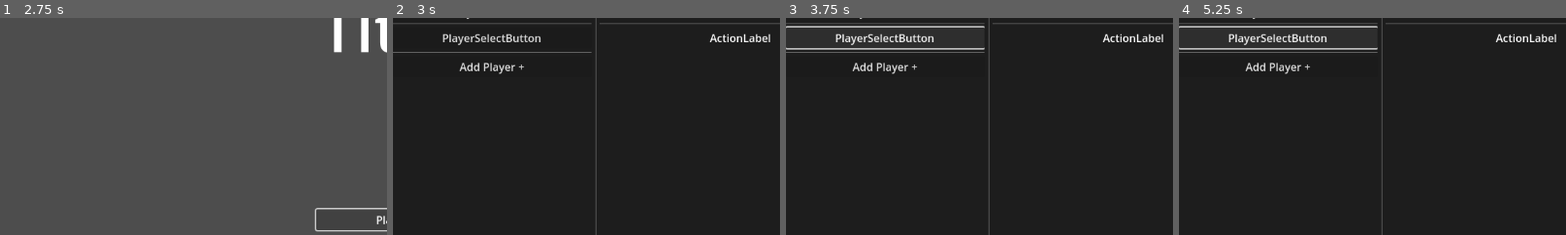
Above: before the commit, frames 1-4 (left to right).
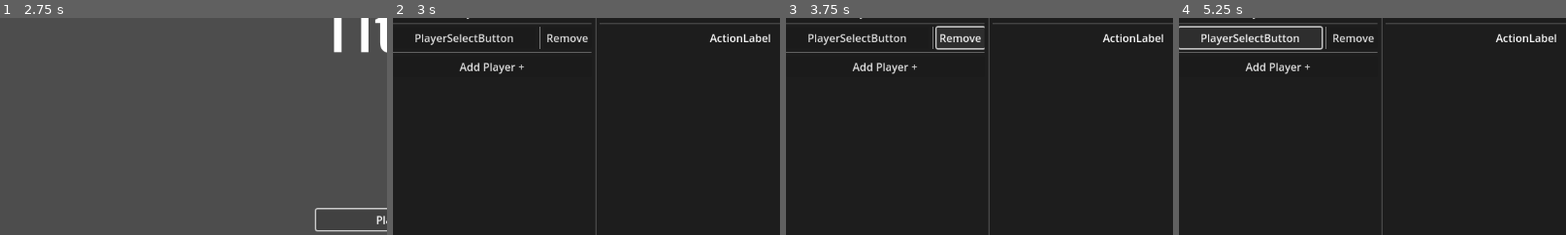
Above: after the commit, the same moments.

Repository: carcinizer/slavic-2025
Game: Godot game, scene res://main_menu.tscn
Two runs of this game, one before a commit and one after it. Both use one fixed random seed, a clock stepped at 60 frames per second and the inputs below.
Inputs (mouse positions are % of the whole screen's width and height, from its top left):
- Up to frame 1 (2.75 s): click "Play" at 0.5 s; click "Play" at 1.25 s; click "Play" at 2 s
- Up to frame 2 (3 s): click "Settings" at 2.75 s
- Up to frame 3 (3.75 s): click (23, 13) at 3.5 s, where only the run after the commit has a clickable "Remove"
- Up to frame 4 (5.25 s): click "Add Player +" at 4.25 s; click "PlayerSelectButton" at 5 s
The pictures show only the part of the screen within x 0-50%, y 8-58%; the shares and areas given below are measured in that part.

Frame 1 is identical in both runs. In frame 2, 1.0% of the frame differs, in the area x 5-51%, y 4-15%; in frame 3, 1.8%, in the area x 0-51%, y 3-15%; in frame 4, 1.3%.

Commit message:
Whatever

Diff:
--- a/settings_menu.gd
+++ b/settings_menu.gd
@@ -3,9 +3,11 @@
 
 signal settings_menu_closed
 
-## Array containing settings for every player
-var player_profiles: Array
 
 func _on_back_button_pressed() -> void:
 	settings_menu_closed.emit()
 	queue_free()
+
+
+func _on_add_player_button_pressed() -> void:
+	pass
--- a/settings_menu.tscn
+++ b/settings_menu.tscn
@@ -57,6 +57,13 @@
 size_flags_horizontal = 3
 text = "PlayerSelectButton"
 
+[node name="VSeparator" type="VSeparator" parent="PanelContainer/TabContainer/KeybindsTab/HBoxContainer/PlayerSelectScrollContainer/PlayerSelectContainer/PlayerSelectButtonTemplate"]
+layout_mode = 2
+
+[node name="RemovePlayerButton" type="Button" parent="PanelContainer/TabContainer/KeybindsTab/HBoxContainer/PlayerSelectScrollContainer/PlayerSelectContainer/PlayerSelectButtonTemplate"]
+layout_mode = 2
+text = "Remove"
+
 [node name="HSeparator2" type="HSeparator" parent="PanelContainer/TabContainer/KeybindsTab/HBoxContainer/PlayerSelectScrollContainer/PlayerSelectContainer"]
 layout_mode = 2
 
@@ -194,4 +201,5 @@
 tick_count = 20
 ticks_on_borders = true
 
+[connection signal="pressed" from="PanelContainer/TabContainer/KeybindsTab/HBoxContainer/PlayerSelectScrollContainer/PlayerSelectContainer/AddPlayerButton" to="." method="_on_add_player_button_pressed"]
 [connection signal="pressed" from="PanelContainer/TabContainer/KeybindsTab/HBoxContainer/PlayerSelectScrollContainer/PlayerSelectContainer/BackButton" to="." method="_on_back_button_pressed"]
